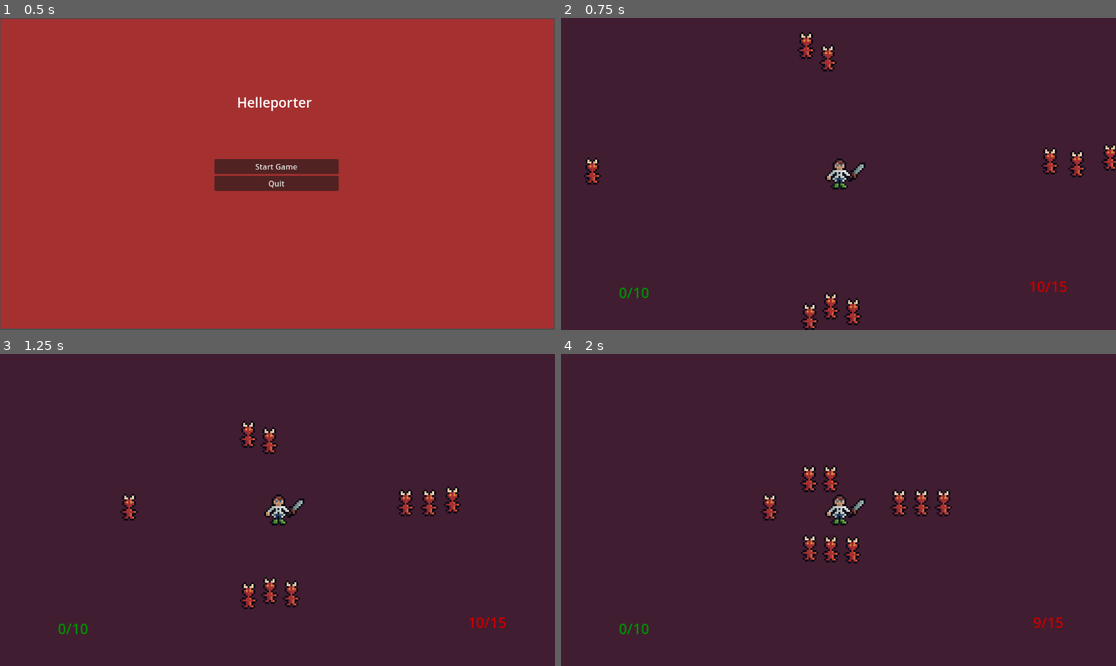
Above: before the commit, frames 1-4 (two rows, left to right).
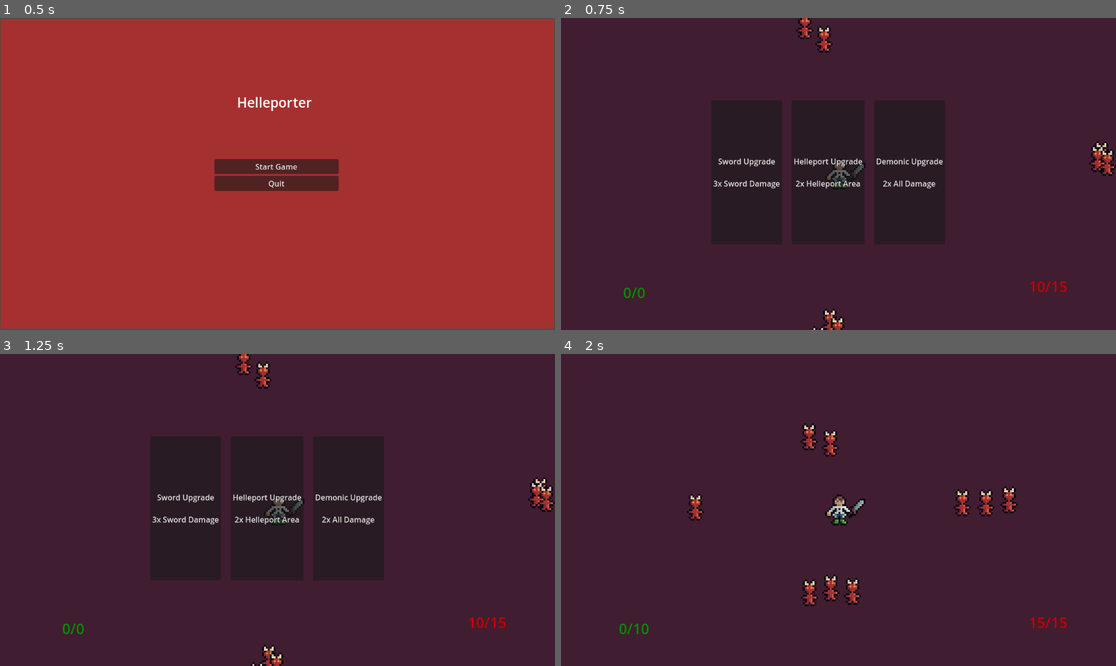
Above: after the commit, the same moments.

Repository: SandstoneHobo/Helleporter
Game: Godot game, scene res://scenes/ui/main_menu.tscn
The game is run twice, just before and just after one commit, with the same random seed, the same clock (stepped at 60 frames per second) and the same inputs.
Inputs (mouse positions are in pixels of both pictures, inside the frame that each line leads up to):
- Up to frame 1 (0.5 s): no input
- Up to frame 2 (0.75 s): click "Start Game" at 0.5 s
- Up to frame 3 (1.25 s): no input
- Up to frame 4 (2 s): click (744, 506) at 1.25 s, where only the run after the commit has a clickable "Sword Upgrade 3x Sword Damage"

Frame 1 is identical in both runs. In frame 2, 3.1% of the frame differs, in the area x 4-100%, y 0-100%; in frame 3, 3.4%, in the area x 10-100%, y 0-100%; in frame 4, 3.1%.

Commit message:
got upgrade menu buttons functioning and displaying texts

Diff:
--- a/helleporter/scenes/player.tscn
+++ b/helleporter/scenes/player.tscn
@@ -26,6 +26,7 @@
 
 [node name="Stats" type="Node" parent="."]
 unique_name_in_owner = true
+process_mode = 3
 script = ExtResource("2_dqkch")
 
 [node name="Skin" type="Sprite2D" parent="."]
@@ -44,10 +45,12 @@
 
 [node name="Sword" parent="." instance=ExtResource("3_qhqgy")]
 unique_name_in_owner = true
+process_mode = 3
 position = Vector2(8, 0)
 
 [node name="HelleportArea" type="Area2D" parent="."]
 unique_name_in_owner = true
+process_mode = 3
 script = ExtResource("5_qlg0r")
 
 [node name="HelleportHitbox" type="CollisionShape2D" parent="HelleportArea"]
@@ -59,6 +62,7 @@
 
 [node name="UpgradeManager" type="Node" parent="."]
 unique_name_in_owner = true
+process_mode = 3
 script = ExtResource("6_d2wvv")
 
 [node name="SwordUpgrades" type="Node" parent="UpgradeManager"]
@@ -102,6 +106,7 @@
 script = ExtResource("10_y4r1p")
 
 [node name="LevelUpMenu" type="CanvasLayer" parent="."]
+process_mode = 3
 layer = 2
 visible = false
 script = ExtResource("12_3v2ag")
@@ -130,10 +135,10 @@
 [node name="DemonicUpgrade" type="Button" parent="LevelUpMenu/HBoxContainer"]
 layout_mode = 2
 
+[connection signal="timeout" from="TeleportTimer" to="." method="_on_teleport_timer_timeout"]
 [connection signal="timeout" from="TeleportTimer" to="." method="_on_timer_timeout"]
-[connection signal="timeout" from="TeleportTimer" to="." method="_on_teleport_timer_timeout"]
 [connection signal="body_entered" from="HelleportArea" to="HelleportArea" method="_on_body_entered"]
 [connection signal="timeout" from="HelleportArea/HitTimer" to="HelleportArea" method="_on_hit_timer_timeout"]
-[connection signal="pressed" from="LevelUpMenu/HBoxContainer/SwordUpgrade" to="LevelUpMenu/HBoxContainer" method="_on_sword_upgrade_pressed"]
-[connection signal="pressed" from="LevelUpMenu/HBoxContainer/HelleportUpgrade" to="LevelUpMenu/HBoxContainer" method="_on_helleport_upgrade_pressed"]
-[connection signal="pressed" from="LevelUpMenu/HBoxContainer/DemonicUpgrade" to="LevelUpMenu/HBoxContainer" method="_on_demonic_upgrade_pressed"]
+[connection signal="pressed" from="LevelUpMenu/HBoxContainer/SwordUpgrade" to="LevelUpMenu" method="_on_sword_upgrade_pressed"]
+[connection signal="pressed" from="LevelUpMenu/HBoxContainer/HelleportUpgrade" to="LevelUpMenu" method="_on_helleport_upgrade_pressed"]
+[connection signal="pressed" from="LevelUpMenu/HBoxContainer/DemonicUpgrade" to="LevelUpMenu" method="_on_demonic_upgrade_pressed"]
--- a/helleporter/scripts/demonic_upgrades.gd
+++ b/helleporter/scripts/demonic_upgrades.gd
@@ -6,8 +6,6 @@
 
 #TODO decide demonic upgrades
 func activate(level):
-	stats.demonic_influence += 1
-	stats.cur_health = stats.max_health
 	match level:
 		1:
 			stats.attack_damage = stats.attack_damage * 2
@@ -18,7 +16,6 @@
 		3:
 			stats.move_speed += 15
 			stats.max_health += 10
-			stats.cur_health = stats.max_health
 		4:
 			stats.attack_damage = stats.attack_damage * 3
 			stats.helleport_damage = stats.helleport_damage * 3
@@ -28,17 +25,17 @@
 		6:
 			stats.move_speed += 25
 			stats.max_health += 15
-			stats.cur_health = stats.max_health
 		7:
 			#TODO think of a better level 7 for demonic
 			stats.move_speed += 25
 			stats.max_health += 15
-			stats.cur_health = stats.max_health
 			sword.get_child(1).apply_scale(Vector2(2, 2))
 			helleport_area.get_child(0).apply_scale(Vector2(2, 2))
 			stats.attack_damage = stats.attack_damage * 3
 			stats.helleport_damage = stats.helleport_damage * 3
 
+	stats.demonic_influence += 1
+	stats.cur_health = stats.max_health
 # Called when the node enters the scene tree for the first time.
 func _ready() -> void:
 	pass # Replace with function body.
--- a/helleporter/scripts/exp_bar.gd
+++ b/helleporter/scripts/exp_bar.gd
@@ -4,13 +4,12 @@
 
 # Called when the node enters the scene tree for the first time.
 func _ready() -> void:
-	if stats.cur_level < 7:
-		text = str(GameManager.get_experience()) + "/" + str(stats.exp_thresholds[str(stats.cur_level + 1)])
+	text = str(GameManager.get_experience()) + "/" + str(stats.exp_thresholds[stats.cur_level - 1])
 
 
 # Called every frame. 'delta' is the elapsed time since the previous frame.
 func _process(delta: float) -> void:
-	if stats.cur_level < 7:
-		text = str(GameManager.get_experience()) + "/" + str(stats.exp_thresholds[str(stats.cur_level + 1)])
+	if stats.cur_level <= 7:
+		text = str(GameManager.get_experience()) + "/" + str(stats.exp_thresholds[stats.cur_level - 1])
 	else:
 		text = "Max Level"
--- a/helleporter/scripts/player.gd
+++ b/helleporter/scripts/player.gd
@@ -31,13 +31,12 @@
 	if stats.cur_health <= 0:
 		GameManager.add_experience(-1 * cur_experience)
 		get_tree().change_scene_to_file("res://scenes/ui/respawn_screen.tscn")
-	if stats.cur_level < 7:
-		if cur_experience >= stats.exp_thresholds[str(stats.cur_level + 1)]:
-			level_up_menu.toggle_menu()
-			upgrade_manager.upgrade_sword(stats.cur_level)
-			upgrade_manager.upgrade_helleport(stats.cur_level)
-			upgrade_manager.upgrade_demonic(stats.cur_level)
+
+	if stats.cur_level < 8:
+		if cur_experience >= stats.exp_thresholds[stats.cur_level - 1]:
+			level_up_menu.open_menu()
 			stats.cur_level += 1
+
 	#broadcasts position to game manager for enemy pathfinding
 	GameManager.set_player_position(self.global_position)
 	#checks if the player presses the teleport button while the skill is available
--- a/helleporter/scripts/player_stats.gd
+++ b/helleporter/scripts/player_stats.gd
@@ -9,7 +9,7 @@
 
 #stats for play exp system
 var cur_level = 1
-var exp_thresholds = {"2": 10, "3": 15, "4": 20, "5": 25, "6": 30, "7":35}
+var exp_thresholds = [0, 10, 15, 20, 25, 30, 35]
 
 #upgrade stats
 var sword_influence = 0
--- a/helleporter/scripts/upgrade_menu_manager.gd
+++ b/helleporter/scripts/upgrade_menu_manager.gd
@@ -2,9 +2,27 @@
 
 @onready var upgrade_manager: Node = %UpgradeManager
 @onready var stats: Node = %Stats
+@onready var sword_upgrade: Button = $HBoxContainer/SwordUpgrade
+@onready var helleport_upgrade: Button = $HBoxContainer/HelleportUpgrade
+@onready var demonic_upgrade: Button = $HBoxContainer/DemonicUpgrade
+
+var sword_desc = ["3x Sword Damage", "2x Sword Area", "+15 Max Health", "3x Sword Damage", "+20 Max Health", "+30 Max Health", "5x Sword Damage"]
+var helleport_desc = ["2x Helleport Area", "3x Helleport Damage", "+15% Movespeed", "3x Helleport Damage", "3x Helleport Damage", "+15% Movespeed", "4x Helleport Area"]
+var demonic_desc = ["2x All Damage", "2x All Area", "+15% Movespeed \n+10 Max Health", "3x All Damage", "2x All Area", "+15% Movespeed \n+15 Max Health", "+15% Movespeed \n+15 Max Health \n2x All Area \n3xAll Damage"]
 
 func toggle_menu():
 	visible = not visible
+
+func open_menu():
+	get_tree().paused = true
+	sword_upgrade.text = "Sword Upgrade\n\n" + sword_desc[stats.cur_level - 1]
+	helleport_upgrade.text = "Helleport Upgrade\n\n" + helleport_desc[stats.cur_level - 1]
+	demonic_upgrade.text = "Demonic Upgrade\n\n" + demonic_desc[stats.cur_level - 1]
+	toggle_menu()
+
+func close_menu():
+	get_tree().paused = false
+	toggle_menu()
 
 # Called when the node enters the scene tree for the first time.
 func _ready() -> void:
@@ -16,16 +34,17 @@
 	pass
 
 
+
 func _on_sword_upgrade_pressed() -> void:
 	upgrade_manager.upgrade_sword(stats.cur_level)
-	toggle_menu()
+	close_menu()
 
 
 func _on_helleport_upgrade_pressed() -> void:
 	upgrade_manager.upgrade_helleport(stats.cur_level)
-	toggle_menu()
+	close_menu()
 
 
 func _on_demonic_upgrade_pressed() -> void:
 	upgrade_manager.upgrade_demonic(stats.cur_level)
-	toggle_menu()
+	close_menu()
